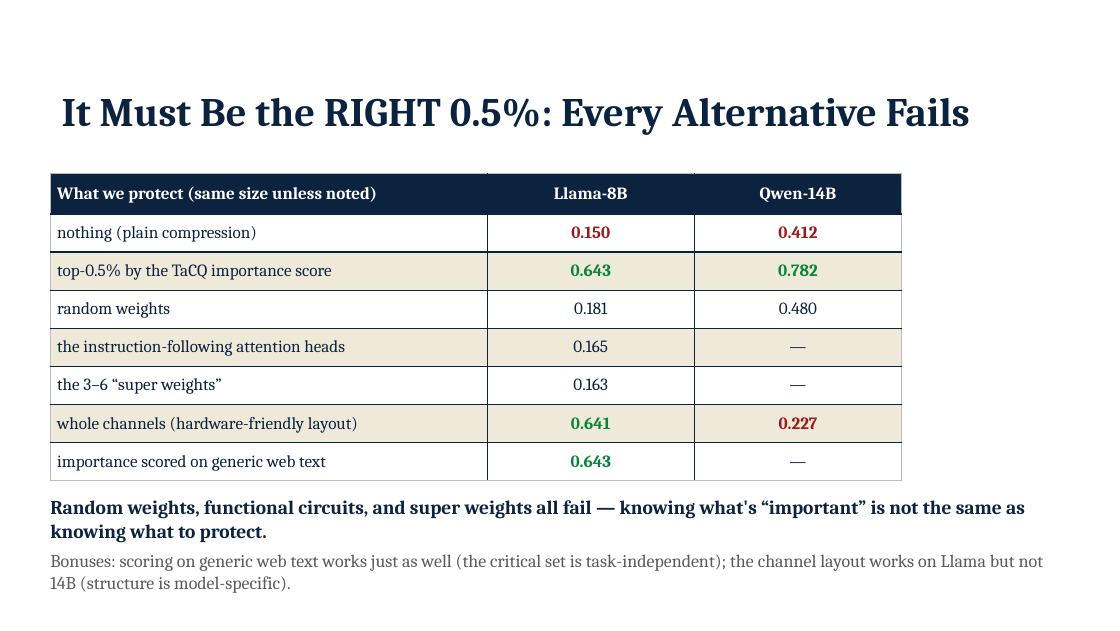
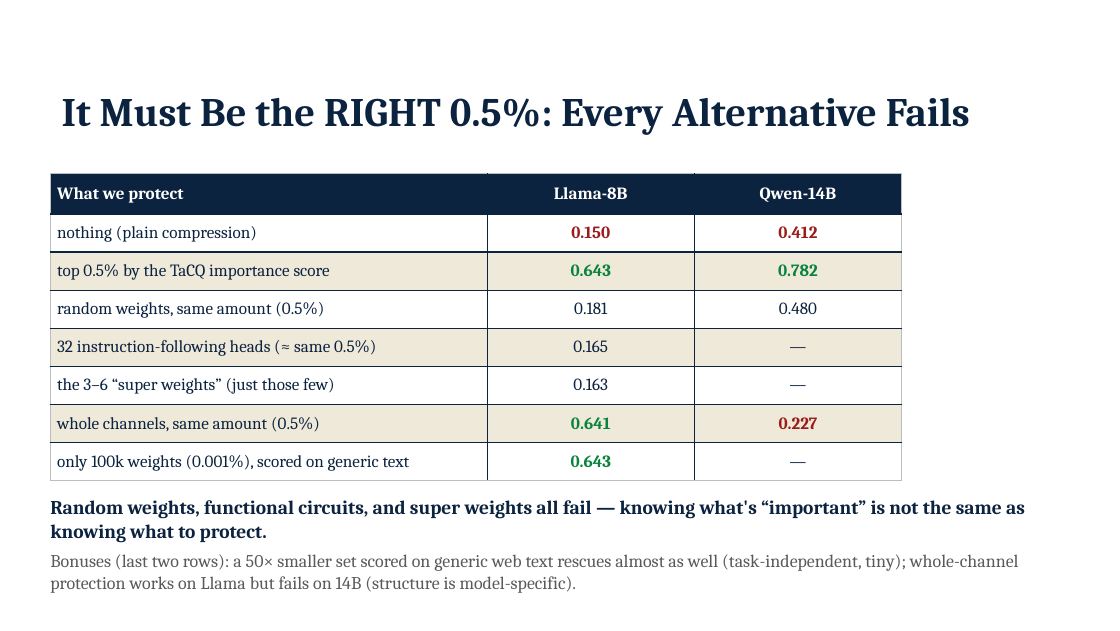
Before and after one commit to JiahaoZheng24/Instruction-Following-Attention-Head-Sensitive, a slide deck: slide 6 of paper/IFH_advisor_update_2026-09-03.pptx. Drawn at 1120x631 pixels with LibreOffice and Linux fonts; fonts in the diff are those of the drawing; background and template pictures are left out. Boxes give left, top, right and bottom in pixels: in the first picture for what was removed or moved away, otherwise in the second. Text is boxed around its words. In the diff, an @@ line names an element or a change of style, - is before the commit and + after.

Commit message:
Deck v5: census purpose clarified, explicit amounts on every control, master table slide

```diff
--- a/paper/IFH_advisor_update_2026-09-03.pptx
+++ b/paper/IFH_advisor_update_2026-09-03.pptx
@@ table at <box>50,174,902,480</box> @@
-row 1, column 1: What we protect (same size unless noted)
+row 1, column 1: What we protect
-row 3, column 1: top-0.5% by the TaCQ importance score
+row 3, column 1: top 0.5% by the TaCQ importance score
-row 4, column 1: random weights
+row 4, column 1: random weights, same amount (0.5%)
-row 5, column 1: the instruction-following attention heads
+row 5, column 1: 32 instruction-following heads (≈ same 0.5%)
-row 6, column 1: the 3–6 “super weights”
+row 6, column 1: the 3–6 “super weights” (just those few)
-row 7, column 1: whole channels (hardware-friendly layout)
+row 7, column 1: whole channels, same amount (0.5%)
-row 8, column 1: importance scored on generic web text
+row 8, column 1: only 100k weights (0.001%), scored on generic text
@@ text at <box>50,554,1019,593</box>: text changed @@
-Bonuses: scoring on generic web text works just as well (the critical set is task-independent); the channel layout works on Llama but not 14B (structure is model-specific).
+Bonuses (last two rows): a 50× smaller set scored on generic web text rescues almost as well (task-independent, tiny); whole-channel protection works on Llama but fails on 14B (structure is model-specific).
```
Also in this commit, not shown: 2 other slides changed, 1 slide added.
